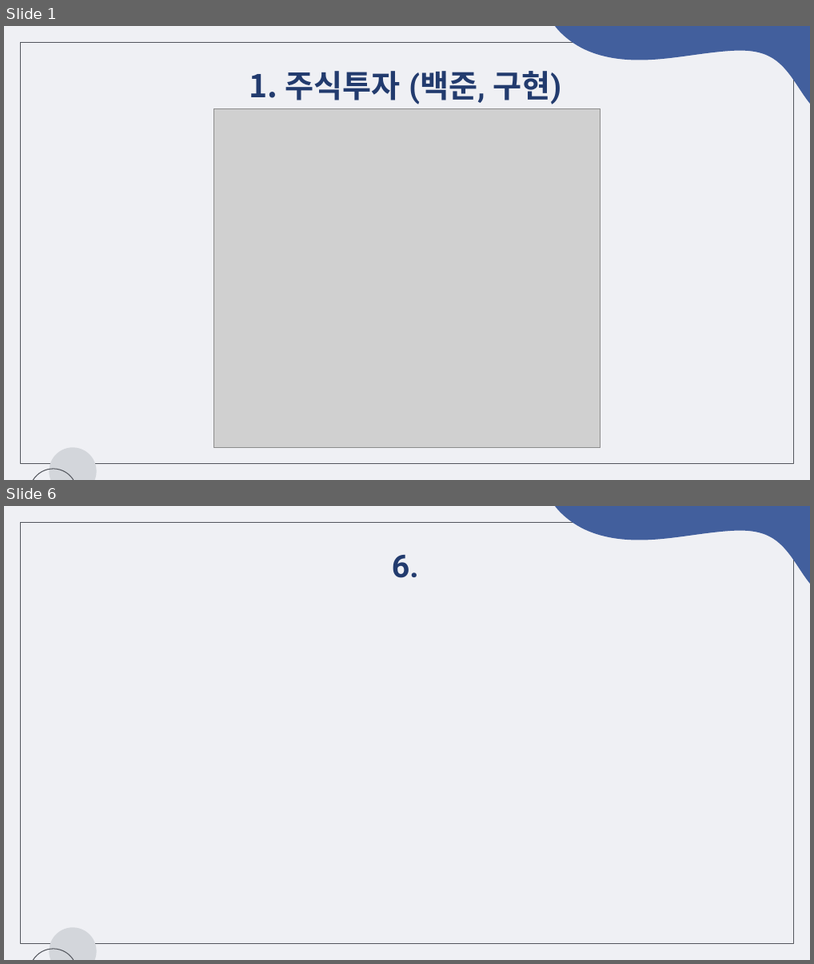
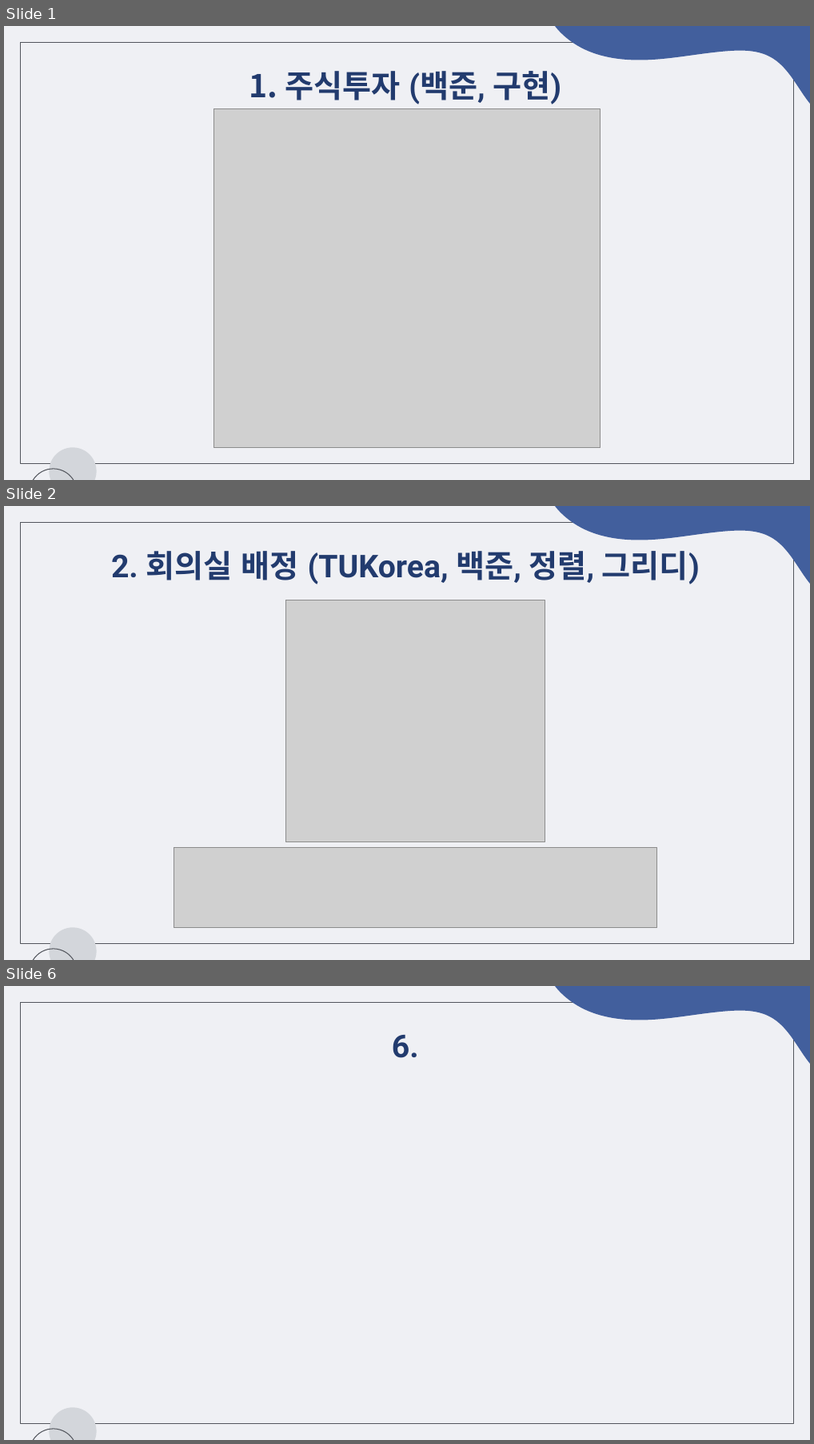
Before and after one commit to chaeeun-dev/CodingTest, a slide deck: 문제해결프로그래밍_숙제/제출용/숙제4_2022182035.pptx. Shown one above the other, each under a label of ours: slides 1 and 6 before the commit, slides 1, 2 and 6 after it; the slides between them are not shown. The pictures are 814x964 and 814x1444 pixels, drawn with LibreOffice and Linux fonts; fonts in the diff are those of the drawing; grey boxes stand for pictures. Boxes give left, top, right and bottom in pixels: in the first picture for what was removed or moved away, otherwise in the second. Text is boxed around its words. In the diff, an @@ line names an element or a change of style, - is before the commit and + after.

```diff
--- a/문제해결프로그래밍_숙제/제출용/숙제4_2022182035.pptx
+++ b/문제해결프로그래밍_숙제/제출용/숙제4_2022182035.pptx
@@ slide 2 added at [4, 506, 810, 960], background #EFF0F4; not listed: 4 template elements that a slide beside it also shows @@
@@ title added at [111, 551, 700, 584], 28 pt, text #223B6E, bold @@
+2. 회의실 배정 (TUKorea, 백준, 정렬, 그리디)
@@ picture added at [286, 600, 545, 841] @@
@@ picture added at [174, 847, 657, 928] @@
```
Also in this commit, not shown: 1 slide changed, 2 other slides added, 3 slides removed, 4 other files.
